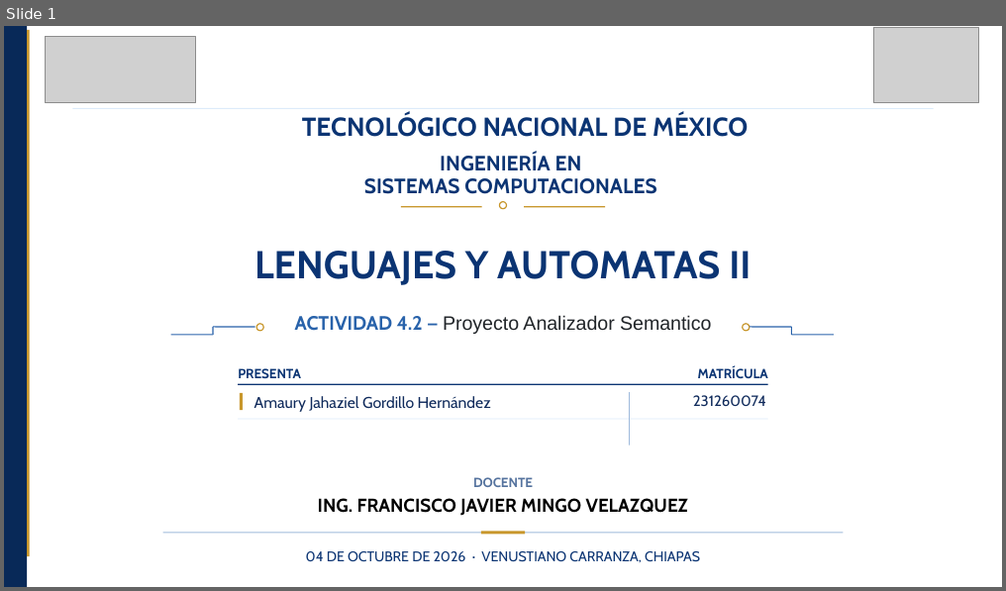
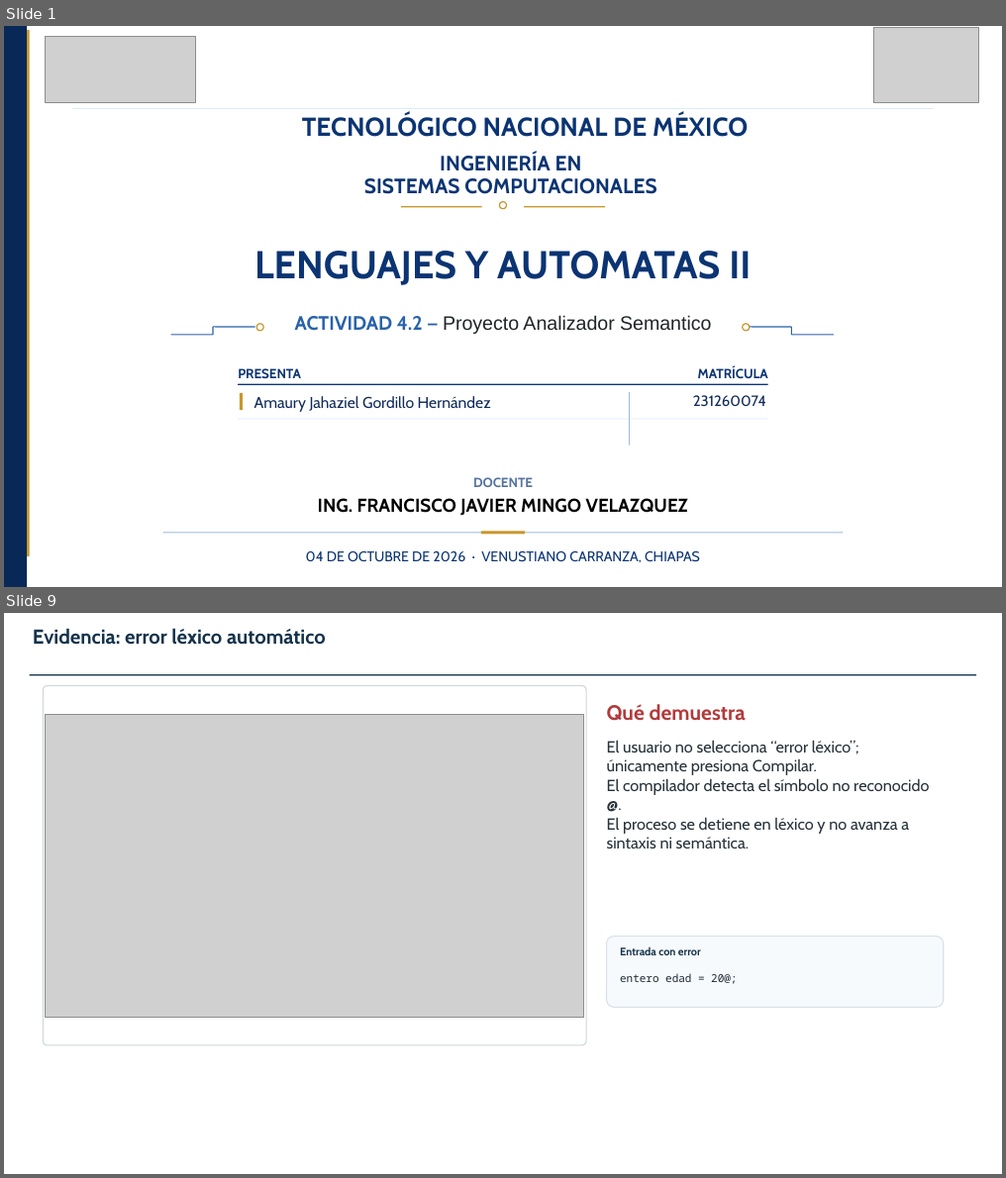
Before and after one commit to amaurycolochos-cpu/LENGUAJES-Y-AUTOMATAS-II, a slide deck: LYA-ll-Tema-4/Actividad 4.2 Proyecto Analizador Semantico_AmauryGordillo_LYA-II_7ISCM.pptx. Shown one above the other, each under a label of ours: slide 1 before the commit, slides 1 and 9 after it; the slides between them are not shown. The pictures are 1006x591 and 1006x1178 pixels, drawn with LibreOffice and Linux fonts; fonts in the diff are those of the drawing; grey boxes stand for pictures; background and template pictures are left out. Boxes give left, top, right and bottom in pixels: in the first picture for what was removed or moved away, otherwise in the second. Text is boxed around its words. In the diff, an @@ line names an element or a change of style, - is before the commit and + after.

```diff
--- a/LYA-ll-Tema-4/Actividad 4.2 Proyecto Analizador Semantico_AmauryGordillo_LYA-II_7ISCM.pptx
+++ b/LYA-ll-Tema-4/Actividad 4.2 Proyecto Analizador Semantico_AmauryGordillo_LYA-II_7ISCM.pptx
@@ slide 9 added at [4,613,1002,1174], background #FFFFFF @@
@@ text added at [33,628,326,645], 19.4 pt, text #14324B, bold @@
+Evidencia: error léxico automático
@@ line added from (30, 675) to (976, 675), #14324B 1.3 pt @@
@@ rounded rectangle added at [43,685,586,1046], outline #D0D6DC 1 pt @@
@@ picture added at [46,714,584,1017] @@
@@ text added at [607,704,746,721], 20 pt, text #B33A3A, bold @@
+Qué demuestra
@@ text added at [607,740,929,849], 15.5 pt, text #27323A @@
+El usuario no selecciona “error léxico”; únicamente presiona Compilar.
+El compilador detecta el símbolo no reconocido @.
+El proceso se detiene en léxico y no avanza a sintaxis ni semántica.
@@ rounded rectangle added at [607,937,944,1008], fill #F7FAFC, outline #D9E1E8 1 pt @@
@@ text added at [620,947,701,956], 10.5 pt, text #14324B, bold @@
+Entrada con error
@@ text added at [620,973,737,984], 10.5 pt, text #1D2935 @@
+entero edad = 20@;
```
Also in this commit, not shown: 2 slides changed, 11 other slides added, 10 slides removed.
